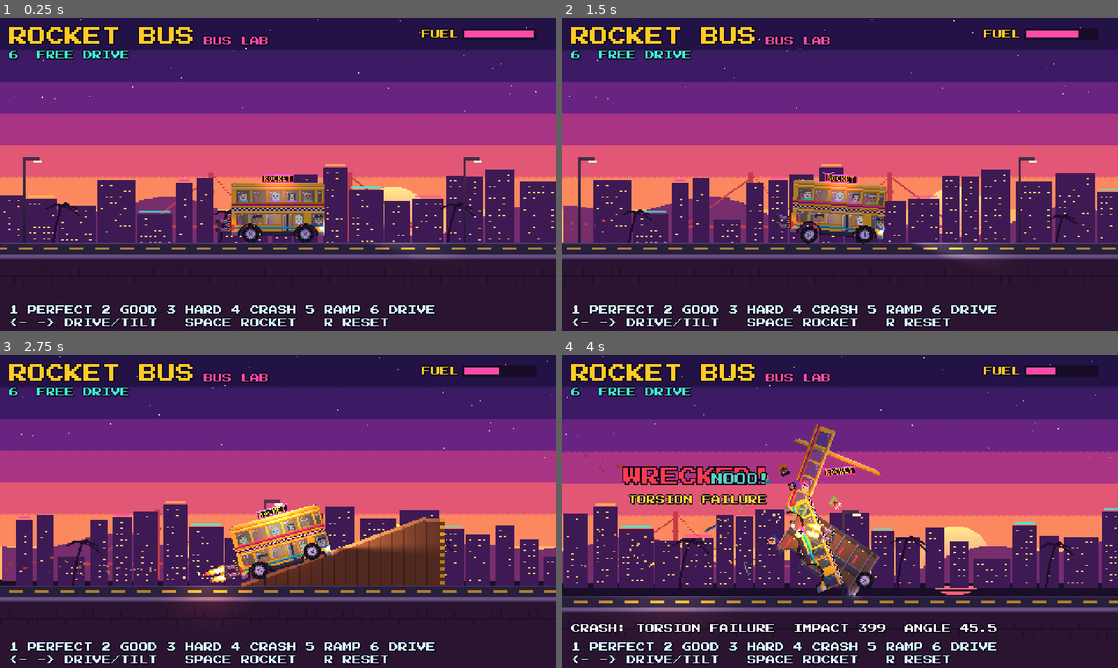
Above: before the commit, frames 1-4 (two rows, left to right).
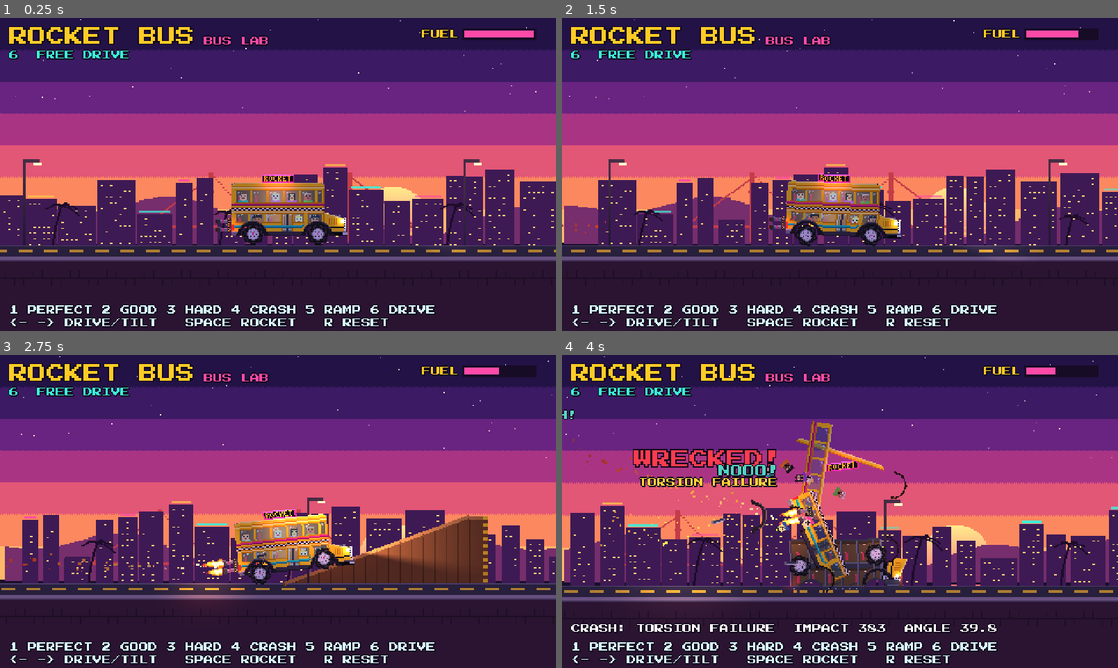
Above: after the commit, the same moments.

Repository: pwshfan1980h/rocket-bus
Game: Godot game, scene res://scenes/bus_lab.tscn
Same seed, same stepped clock (60 frames per second), same inputs: the game is played once before the commit and once after it.
Inputs:
- Up to frame 1 (0.25 s): no input
- Up to frame 2 (1.5 s): tap Enter at 0.5 s; hold D (move_right) 0.53-1.28 s; hold Space (rocket) 0.53-1.28 s; hold A (move_left) from 1.28 s (still down); tap 0 at 1.35 s
- Up to frame 3 (2.75 s): release A (move_left) at 2.03 s; hold D (move_right) from 2.03 s (still down); hold Space (rocket) from 2.03 s (still down)
- Up to frame 4 (4 s): release Space (rocket) at 2.78 s; tap 0 at 2.85 s; release D (move_right) at 3.53 s; hold A (move_left) from 3.53 s (still down); hold Space (rocket) from 3.53 s (still down)

The runs differ from the first frame. In frame 1, 4.4% of the frame differs, in the area x 0-100%, y 44-78%; in frame 2, 11%; in frame 3, 15%; in frame 4, 20%, in the area x 0-100%, y 0-89%.

Commit message:
Bus v2: school-bus hood + engine, chunky wheels, fenders; smooth rotation
Co-Authored-By: Claude Opus 5.5 <noreply@anthropic.com>

Diff:
--- a/project.godot
+++ b/project.godot
@@ -18,7 +18,7 @@
 window/size/viewport_height=270
 window/size/window_width_override=1440
 window/size/window_height_override=810
-window/stretch/mode="viewport"
+window/stretch/mode="canvas_items"
 window/stretch/scale_mode="integer"
 
 [physics]
--- a/scripts/bus/bus.gd
+++ b/scripts/bus/bus.gd
@@ -19,19 +19,22 @@
 const TEX_AXLE := preload("res://assets/sprites/axle.png")
 const TEX_RADIAL := preload("res://assets/sprites/light_radial.png")
 const TEX_CONE := preload("res://assets/sprites/light_cone.png")
-const SHELL := [  # piece, texture, rect in body px (x 0..79 rear->front, y 0..45 roof->skirt)
+const SHELL := [  # piece, texture, rect in body px (x 0..79 cabin, 80..99 hood; y 0..45 roof->skirt)
 	["sign", preload("res://assets/sprites/bus_sign.png"), Rect2(26, -7, 28, 7)],
 	["roof", preload("res://assets/sprites/bus_roof.png"), Rect2(0, 0, 80, 4)],
 	["upper", preload("res://assets/sprites/bus_upper.png"), Rect2(0, 4, 80, 18)],
 	["lower", preload("res://assets/sprites/bus_lower.png"), Rect2(0, 22, 80, 24)],
+	["hood", preload("res://assets/sprites/bus_hood.png"), Rect2(80, 26, 20, 20)],
+	["fender_rear", preload("res://assets/sprites/bus_fender_rear.png"), Rect2(4, 34, 29, 12)],
+	["fender_front", preload("res://assets/sprites/bus_fender_front.png"), Rect2(60, 34, 29, 12)],
 ]
 
 const BODY_ORIGIN := Vector2(-40, -23)  # body px (0,0) in chassis space
-const CANVAS_ORIGIN := Vector2(-40, -30)  # top-left of the 80x53 piece canvases
-const WHEEL_X: Array[float] = [-24.0, 24.0]
-const WHEEL_RADIUS := 7.0
-const GROOVE_TOP := 10.0
-const GROOVE_LENGTH := 17.0
+const CANVAS_ORIGIN := Vector2(-40, -30)  # top-left of the 100x53 piece canvases
+const WHEEL_X: Array[float] = [-22.0, 34.0]
+const WHEEL_RADIUS := 9.0
+const GROOVE_TOP := 12.0
+const GROOVE_LENGTH := 16.0
 const WHEEL_REST_Y := 21.0
 const ROCKET_POS := Vector2(-54, 7)
 const NOZZLES: Array[Vector2] = [Vector2(-54, 10.5), Vector2(-54, 17.5)]
@@ -41,7 +44,7 @@
 
 @export_group("Body")
 @export var chassis_mass := 1.0
-@export var center_of_mass_y := 5.0  ## +y is lower. A double-decker is top-heavy.
+@export var center_of_mass := Vector2(5, 5)  ## +y is lower. The engine pulls it forward.
 @export_group("Suspension")
 @export var spring_stiffness := 90.0
 @export var spring_damping := 1.4
@@ -49,7 +52,7 @@
 @export_group("Drive")
 @export var drive_torque := 2600.0
 @export var brake_torque := 3200.0
-@export var max_wheel_spin := 50.0
+@export var max_wheel_spin := 45.0
 @export_group("Rocket")
 @export var rocket_thrust := 950.0
 @export var rocket_nose_lift := 900.0  ## low-mounted nozzles lift the nose a little
@@ -132,7 +135,7 @@
 	chassis.name = "Chassis"
 	chassis.mass = chassis_mass
 	chassis.center_of_mass_mode = RigidBody2D.CENTER_OF_MASS_MODE_CUSTOM
-	chassis.center_of_mass = Vector2(0, center_of_mass_y)
+	chassis.center_of_mass = center_of_mass
 	chassis.physics_material_override = _material(0.5, 0.0)
 	chassis.contact_monitor = true
 	chassis.max_contacts_reported = 4
@@ -145,7 +148,7 @@
 	var poly := CollisionPolygon2D.new()
 	poly.polygon = PackedVector2Array([
 		Vector2(-40, -21), Vector2(-38, -23), Vector2(38, -23), Vector2(40, -21),
-		Vector2(40, 18), Vector2(-40, 18),
+		Vector2(40, 4), Vector2(55, 8), Vector2(58, 10), Vector2(58, 18), Vector2(-40, 18),
 	])
 	chassis.add_child(poly)
 	add_child(chassis)
@@ -208,7 +211,7 @@
 	for x in WHEEL_X:
 		var w := RigidBody2D.new()
 		w.name = "Wheel"
-		w.mass = 0.15
+		w.mass = 0.2
 		w.physics_material_override = _material(1.2, 0.05)
 		w.contact_monitor = true
 		w.max_contacts_reported = 2
@@ -252,10 +255,10 @@
 
 
 func _build_lights() -> void:
-	_headlight = _light(TEX_CONE, Vector2(39, 16), Color(1, 0.95, 0.75), 1.4, 1.0)
+	_headlight = _light(TEX_CONE, Vector2(57, 10), Color(1, 0.95, 0.75), 1.4, 1.0)
 	_headlight.offset = Vector2(64, 0)
 	chassis.add_child(_headlight)
-	chassis.add_child(_light(TEX_RADIAL, Vector2(39, 16), Color(1, 0.95, 0.8), 1.0, 0.3))
+	chassis.add_child(_light(TEX_RADIAL, Vector2(55, 10), Color(1, 0.95, 0.8), 1.0, 0.3))
 	chassis.add_child(_light(TEX_RADIAL, Vector2(-40, 15), Color(1, 0.15, 0.1), 0.9, 0.4))
 	for y in [-11.0, 9.0]:
 		var cabin := _light(TEX_RADIAL, Vector2(0, y), Color(1, 0.82, 0.55), 1.3, 1.7)
--- a/scripts/bus/bus_passengers.gd
+++ b/scripts/bus/bus_passengers.gd
@@ -13,7 +13,7 @@
 # Top-left of each 8x10 rider sprite in bus-local px, plus sprite-sheet row.
 const SEATS := [
 	[Vector2(-34, -15), 0], [Vector2(-6, -15), 3], [Vector2(8, -15), 1], [Vector2(22, -15), 4],
-	[Vector2(-22, 5), 2], [Vector2(14, 5), 3], [Vector2(31, 5), 5],  # last = driver
+	[Vector2(-22, 5), 2], [Vector2(14, 5), 3], [Vector2(28, 5), 5],  # last = driver
 ]
 const SHIRTS := [
 	Color("#28c8b4"), Color("#b060ff"), Color("#ff9030"),
--- a/scripts/lab/bus_lab.gd
+++ b/scripts/lab/bus_lab.gd
@@ -8,7 +8,7 @@
 
 const BusScene := preload("res://scenes/bus.tscn")
 const LIGHT_TEX := preload("res://assets/sprites/light_radial.png")
-const REST_Y := -28.0  # chassis y when sitting on the road
+const REST_Y := -30.0  # chassis y when sitting on the road
 const RAMP_LIP_X := 1076.0
 
 const PRESETS := {
Binary file added: assets/sprites/bus_fender_front.png
Not shown, added: assets/sprites/bus_fender_front.png.import
Binary file added: assets/sprites/bus_fender_rear.png
Not shown, added: assets/sprites/bus_fender_rear.png.import
Binary file changed: assets/sprites/bus_frame.png
Binary file added: assets/sprites/bus_hood.png
Not shown, added: assets/sprites/bus_hood.png.import
Binary file changed: assets/sprites/bus_lower.png
Binary file changed: assets/sprites/bus_roof.png
Binary file changed: assets/sprites/bus_sign.png
Binary file changed: assets/sprites/bus_upper.png
Binary file changed: assets/sprites/wheel.png
(and 1 more such lines)
